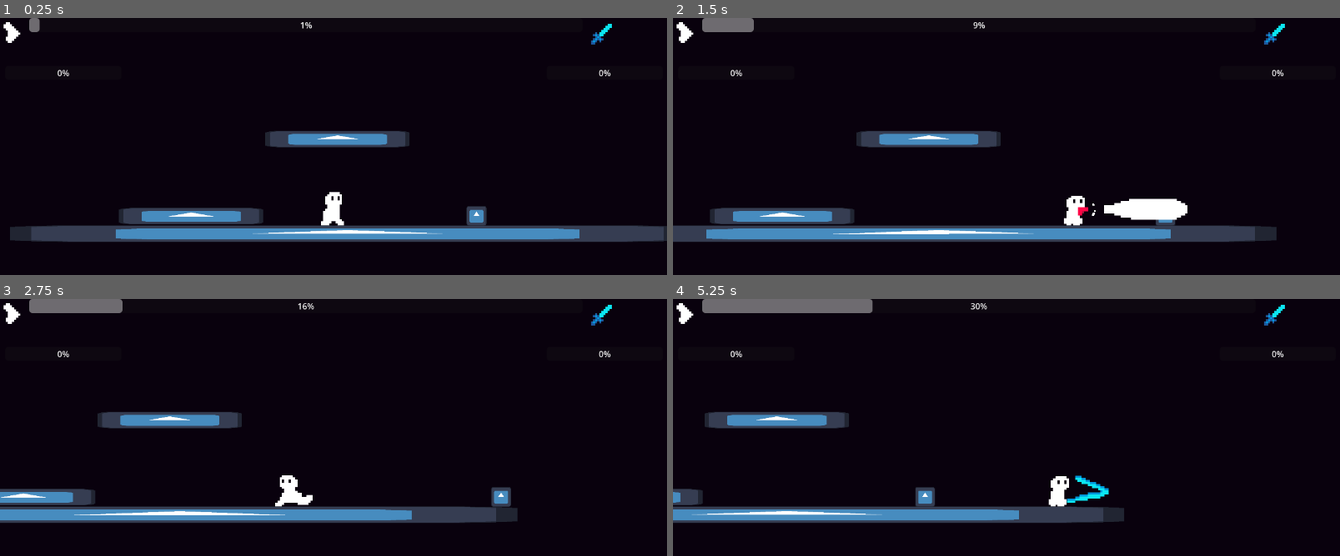
Above: before the commit, frames 1-4 (two rows, left to right).
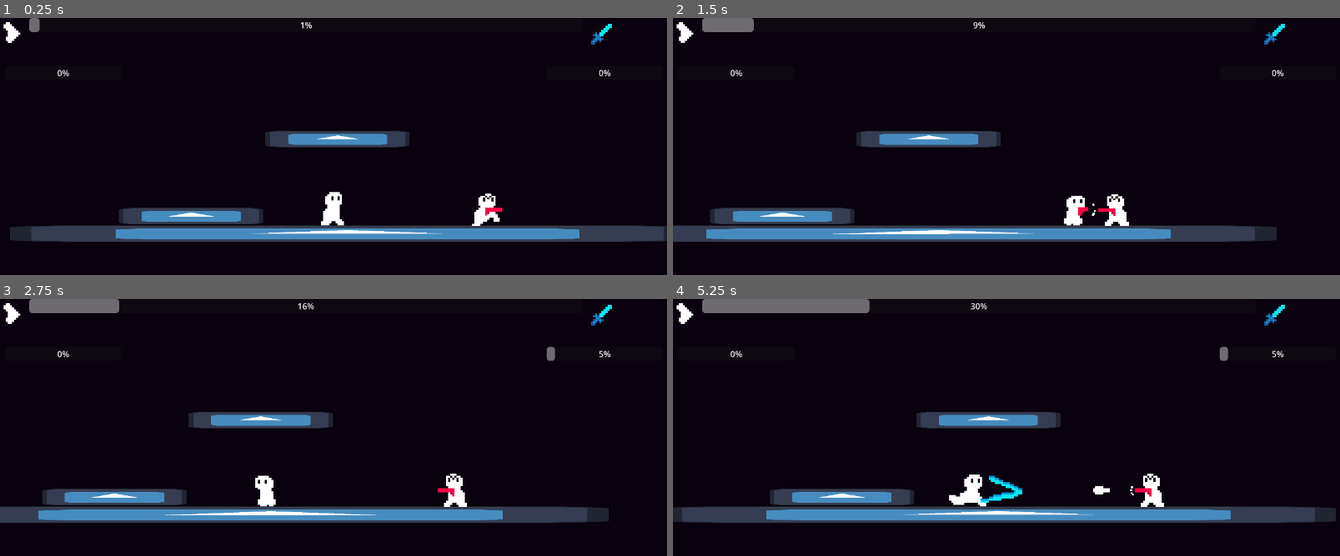
Above: after the commit, the same moments.

Repository: Luke-Parker1/Game-Off-2025
Game: Godot game, scene res://Scenes/test_scene.tscn
Two runs of this game, one before a commit and one after it. Both use one fixed random seed, a clock stepped at 60 frames per second and the inputs below. The engine's default icon, where the game draws it, is replaced by a stand-in: a white triangle on a blue panel in a dark square.
Inputs:
- Up to frame 1 (0.25 s): no input
- Up to frame 2 (1.5 s): hold D (right) from 0.53 s (still down); tap K (sword) at 0.6 s; tap Space (jump) at 0.77 s; tap U (big shoot) at 1.35 s
- Up to frame 3 (2.75 s): tap Space (jump) at 1.52 s; tap K (sword) at 1.55, 2.3 s; release D (right) at 2.03 s; hold A (left) from 2.03 s (still down); tap I (big sword) at 2.1 s
- Up to frame 4 (5.25 s): release A (left) at 2.78 s; hold D (right) 2.78-4.28 s; tap Shift (dash) at 2.85 s; tap Space (jump) at 3.02, 3.77, 4.52 s; tap K (sword) at 3.05, 3.8, 4.55, 5.1 s; tap J (shoot) at 3.6 s; hold A (left) 4.28-5.03 s; tap H (shoot explosive) at 4.35 s; hold D (right) from 5.03 s (still down)

The runs differ from the first frame. In frame 1, 0.4% of the frame differs, in the area x 69-76%, y 68-81%; in frame 2, 1.0%; in frame 3, 7.3%; in frame 4, 10%, in the area x 0-100%, y 0-88%.

Commit message:
Implemented enemy art and slightly changed gun_enemy ai

Diff:
--- a/Scenes/gun_enemy.tscn
+++ b/Scenes/gun_enemy.tscn
@@ -1,16 +1,54 @@
-[gd_scene load_steps=9 format=3 uid="uid://ct5v1n0oygfrs"]
+[gd_scene load_steps=14 format=3 uid="uid://ct5v1n0oygfrs"]
 
 [ext_resource type="Script" uid="uid://ctfxyue2f7mjk" path="res://Scripts/gun_enemy.gd" id="1_gwdp7"]
-[ext_resource type="Texture2D" uid="uid://b2paakn4rmqkv" path="res://Art/icon.svg" id="2_uelik"]
+[ext_resource type="Texture2D" uid="uid://dlya5ytioatgn" path="res://Art/gun_enemy_sheet.png" id="2_eokkq"]
 [ext_resource type="Script" uid="uid://v4nlkn46p8aj" path="res://Scripts/state_machine.gd" id="3_eokkq"]
 [ext_resource type="Script" uid="uid://deexs4m6fy0b1" path="res://Scripts/gun_enemy_default.gd" id="4_mkxg3"]
 [ext_resource type="Script" uid="uid://ccybx4amowe1u" path="res://Scripts/gun_enemy_shoot.gd" id="5_13mcc"]
 
+[sub_resource type="AtlasTexture" id="AtlasTexture_mkxg3"]
+atlas = ExtResource("2_eokkq")
+region = Rect2(0, 0, 24, 16)
+
+[sub_resource type="AtlasTexture" id="AtlasTexture_gwdp7"]
+atlas = ExtResource("2_eokkq")
+region = Rect2(24, 0, 24, 16)
+
+[sub_resource type="AtlasTexture" id="AtlasTexture_uelik"]
+atlas = ExtResource("2_eokkq")
+region = Rect2(48, 0, 24, 16)
+
+[sub_resource type="SpriteFrames" id="SpriteFrames_13mcc"]
+animations = [{
+"frames": [{
+"duration": 1.0,
+"texture": SubResource("AtlasTexture_mkxg3")
+}],
+"loop": true,
+"name": &"default",
+"speed": 5.0
+}, {
+"frames": [{
+"duration": 1.0,
+"texture": SubResource("AtlasTexture_gwdp7")
+}, {
+"duration": 1.0,
+"texture": SubResource("AtlasTexture_uelik")
+}],
+"loop": true,
+"name": &"walk",
+"speed": 3.0
+}]
+
 [sub_resource type="RectangleShape2D" id="RectangleShape2D_wfsuc"]
-size = Vector2(32, 32)
+size = Vector2(35, 64)
 
 [sub_resource type="RectangleShape2D" id="RectangleShape2D_nvn6k"]
 size = Vector2(32, 7)
+
+[sub_resource type="Curve" id="Curve_gwdp7"]
+_data = [Vector2(0.0116279125, 1), 0.0, 0.0, 0, 0, Vector2(0.77906984, 0.77528095), 0.0, 0.0, 0, 0, Vector2(1, 0), 0.0, 0.0, 0, 0]
+point_count = 3
 
 [sub_resource type="Curve" id="Curve_ukchy"]
 _data = [Vector2(0, 1), 0.0, 0.0, 0, 0, Vector2(0.87209314, 0.9101124), 0.0, 0.0, 0, 0, Vector2(1, 0), 0.0, 0.0, 0, 0]
@@ -23,9 +61,11 @@
 health = 10.0
 knockback_speed = Vector2(250, 25)
 
-[node name="Sprite2D" type="Sprite2D" parent="."]
-scale = Vector2(0.25, 0.25)
-texture = ExtResource("2_uelik")
+[node name="AnimatedSprite2D" type="AnimatedSprite2D" parent="."]
+position = Vector2(0, 32)
+scale = Vector2(4, 4)
+sprite_frames = SubResource("SpriteFrames_13mcc")
+offset = Vector2(0, -8)
 
 [node name="CollisionShape2D" type="CollisionShape2D" parent="."]
 shape = SubResource("RectangleShape2D_wfsuc")
@@ -41,6 +81,7 @@
 collision_mask = 2
 
 [node name="CollisionShape2D" type="CollisionShape2D" parent="FloorDetector"]
+position = Vector2(0, 14)
 shape = SubResource("RectangleShape2D_nvn6k")
 
 [node name="KnockbackTimer" type="Timer" parent="."]
@@ -61,13 +102,13 @@
 [node name="Default" type="Node" parent="StateMachine" node_paths=PackedStringArray("Enemy")]
 script = ExtResource("4_mkxg3")
 Enemy = NodePath("../..")
-speed = 150.0
+speed = 50.0
 metadata/_custom_type_script = "uid://deexs4m6fy0b1"
 
 [node name="Shoot" type="Node" parent="StateMachine" node_paths=PackedStringArray("Enemy")]
 script = ExtResource("5_13mcc")
 Enemy = NodePath("../..")
-windup_timer = 0.15
+windup_timer = 0.25
 cooldown_timer = 0.15
 metadata/_custom_type_script = "uid://ccybx4amowe1u"
 
@@ -77,9 +118,19 @@
 position = Vector2(27, 0)
 gizmo_extents = 20.0
 
-[node name="Sprite2D" type="Sprite2D" parent="GunRotator/ShootPosition"]
-scale = Vector2(0.1, 0.1)
-texture = ExtResource("2_uelik")
+[node name="ShootParticles" type="CPUParticles2D" parent="GunRotator"]
+position = Vector2(27, 0)
+emitting = false
+lifetime = 0.3
+one_shot = true
+explosiveness = 1.0
+local_coords = true
+gravity = Vector2(0, 0)
+initial_velocity_min = 100.0
+initial_velocity_max = 100.0
+scale_amount_min = 2.0
+scale_amount_max = 5.0
+scale_amount_curve = SubResource("Curve_gwdp7")
 
 [node name="HitParticles" type="CPUParticles2D" parent="."]
 emitting = false
--- a/Scenes/sword_enemy.tscn
+++ b/Scenes/sword_enemy.tscn
@@ -1,17 +1,118 @@
-[gd_scene load_steps=11 format=3 uid="uid://b1tpi2ms12dmx"]
+[gd_scene load_steps=25 format=3 uid="uid://b1tpi2ms12dmx"]
 
 [ext_resource type="Script" uid="uid://cfuo1o74q1j4b" path="res://Scripts/sword_enemy.gd" id="1_6dv18"]
-[ext_resource type="Texture2D" uid="uid://b2paakn4rmqkv" path="res://Art/icon.svg" id="1_fn28w"]
 [ext_resource type="Script" uid="uid://v4nlkn46p8aj" path="res://Scripts/state_machine.gd" id="3_e1cvk"]
+[ext_resource type="Texture2D" uid="uid://brs3aiekjgv8y" path="res://Art/sword_enemy_sheet.png" id="3_t5bvn"]
 [ext_resource type="Script" uid="uid://b1tndal8vtuip" path="res://Scripts/sword_enemy_default.gd" id="4_7cuhq"]
 [ext_resource type="Script" uid="uid://orxk4u6ibkso" path="res://Scripts/sword_enemy_chase.gd" id="5_8fe5i"]
 [ext_resource type="Script" uid="uid://bn87wwqajopv4" path="res://Scripts/sword_enemy_attack.gd" id="6_mpgwj"]
+[ext_resource type="Shader" uid="uid://byj2pf1y7nemn" path="res://Scripts/color_change.gdshader" id="7_48en1"]
+[ext_resource type="Texture2D" uid="uid://dqhctu8or5e2t" path="res://Art/sword_sheet.png" id="8_mvh35"]
+
+[sub_resource type="AtlasTexture" id="AtlasTexture_48en1"]
+atlas = ExtResource("3_t5bvn")
+region = Rect2(0, 0, 24, 16)
+
+[sub_resource type="AtlasTexture" id="AtlasTexture_mvh35"]
+atlas = ExtResource("3_t5bvn")
+region = Rect2(24, 0, 24, 16)
+
+[sub_resource type="AtlasTexture" id="AtlasTexture_ndjdt"]
+atlas = ExtResource("3_t5bvn")
+region = Rect2(96, 0, 24, 16)
+
+[sub_resource type="AtlasTexture" id="AtlasTexture_7ojlg"]
+atlas = ExtResource("3_t5bvn")
+region = Rect2(120, 0, 24, 16)
+
+[sub_resource type="AtlasTexture" id="AtlasTexture_16hlj"]
+atlas = ExtResource("3_t5bvn")
+region = Rect2(48, 0, 24, 16)
+
+[sub_resource type="AtlasTexture" id="AtlasTexture_64hlg"]
+atlas = ExtResource("3_t5bvn")
+region = Rect2(72, 0, 24, 16)
+
+[sub_resource type="SpriteFrames" id="SpriteFrames_bgeii"]
+animations = [{
+"frames": [{
+"duration": 1.0,
+"texture": SubResource("AtlasTexture_48en1")
+}],
+"loop": true,
+"name": &"attack",
+"speed": 5.0
+}, {
+"frames": [{
+"duration": 1.0,
+"texture": SubResource("AtlasTexture_mvh35")
+}],
+"loop": true,
+"name": &"default",
+"speed": 5.0
+}, {
+"frames": [{
+"duration": 1.0,
+"texture": SubResource("AtlasTexture_ndjdt")
+}, {
+"duration": 1.0,
+"texture": SubResource("AtlasTexture_7ojlg")
+}],
+"loop": true,
+"name": &"run",
+"speed": 5.0
+}, {
+"frames": [{
+"duration": 1.0,
+"texture": SubResource("AtlasTexture_16hlj")
+}, {
+"duration": 1.0,
+"texture": SubResource("AtlasTexture_64hlg")
+}],
+"loop": true,
+"name": &"walk",
+"speed": 3.0
+}]
 
 [sub_resource type="RectangleShape2D" id="RectangleShape2D_fn28w"]
-size = Vector2(25.6, 64)
+size = Vector2(34.9, 64)
 
 [sub_resource type="RectangleShape2D" id="RectangleShape2D_6dv18"]
-size = Vector2(31, 58)
+size = Vector2(42.5, 58)
+
+[sub_resource type="ShaderMaterial" id="ShaderMaterial_ndjdt"]
+shader = ExtResource("7_48en1")
+shader_parameter/active = false
+shader_parameter/tint = Color(1, 1, 1, 1)
+
+[sub_resource type="AtlasTexture" id="AtlasTexture_7lmhl"]
+atlas = ExtResource("8_mvh35")
+region = Rect2(0, 0, 20, 16)
+
+[sub_resource type="AtlasTexture" id="AtlasTexture_dx0e4"]
+atlas = ExtResource("8_mvh35")
+region = Rect2(20, 0, 20, 16)
+
+[sub_resource type="AtlasTexture" id="AtlasTexture_jm5j8"]
+atlas = ExtResource("8_mvh35")
+region = Rect2(40, 0, 20, 16)
+
+[sub_resource type="SpriteFrames" id="SpriteFrames_7ojlg"]
+animations = [{
+"frames": [{
+"duration": 1.0,
+"texture": SubResource("AtlasTexture_7lmhl")
+}, {
+"duration": 1.0,
+"texture": SubResource("AtlasTexture_dx0e4")
+}, {
+"duration": 1.0,
+"texture": SubResource("AtlasTexture_jm5j8")
+}],
+"loop": false,
+"name": &"attack",
+"speed": 15.0
+}]
 
 [sub_resource type="RectangleShape2D" id="RectangleShape2D_e1cvk"]
 size = Vector2(32, 7)
@@ -27,9 +128,11 @@
 health = 10.0
 knockback_speed = Vector2(250, 25)
 
-[node name="Sprite2D" type="Sprite2D" parent="."]
-scale = Vector2(0.2, 0.5)
-texture = ExtResource("1_fn28w")
+[node name="AnimatedSprite2D" type="AnimatedSprite2D" parent="."]
+position = Vector2(0, 32)
+scale = Vector2(4, 4)
+sprite_frames = SubResource("SpriteFrames_bgeii")
+offset = Vector2(0, -8)
 
 [node name="CollisionShape2D" type="CollisionShape2D" parent="."]
 shape = SubResource("RectangleShape2D_fn28w")
@@ -40,11 +143,20 @@
 shape = SubResource("RectangleShape2D_fn28w")
 
 [node name="Sword" type="Area2D" parent="."]
-position = Vector2(32, 0)
+position = Vector2(40, 0)
 
 [node name="CollisionShape2D" type="CollisionShape2D" parent="Sword"]
 shape = SubResource("RectangleShape2D_6dv18")
 disabled = true
+
+[node name="AnimatedSprite2D" type="AnimatedSprite2D" parent="Sword"]
+visible = false
+z_index = 200
+material = SubResource("ShaderMaterial_ndjdt")
+position = Vector2(5, 0)
+scale = Vector2(4, 4)
+sprite_frames = SubResource("SpriteFrames_7ojlg")
+animation = &"attack"
 
 [node name="FloorDetector" type="Area2D" parent="."]
 position = Vector2(31, 34)
@@ -68,7 +180,7 @@
 script = ExtResource("5_8fe5i")
 speed = 150.0
 Enemy = NodePath("../..")
-min_distance = 53.0
+min_distance = 55.0
 forget_timer = 2.0
 skid_timer = 0.5
 metadata/_custom_type_script = "uid://orxk4u6ibkso"
@@ -76,8 +188,8 @@
 [node name="Attack" type="Node" parent="StateMachine" node_paths=PackedStringArray("Enemy")]
 script = ExtResource("6_mpgwj")
 Enemy = NodePath("../..")
-windup_timer = 0.1
-attack_timer = 0.2
+windup_timer = 0.2
+attack_timer = 0.15
 cooldown_timer = 0.2
 metadata/_custom_type_script = "uid://bn87wwqajopv4"
 
--- a/Scenes/test_scene.tscn
+++ b/Scenes/test_scene.tscn
@@ -3,7 +3,7 @@
 [ext_resource type="Texture2D" uid="uid://b2paakn4rmqkv" path="res://Art/icon.svg" id="1_hb2xm"]
 [ext_resource type="PackedScene" uid="uid://b2lk5meo42827" path="res://Scenes/player.tscn" id="2_ak5v8"]
 [ext_resource type="PackedScene" uid="uid://j5mwc8ewxk6l" path="res://Scenes/progress_bar.tscn" id="3_x033f"]
-[ext_resource type="PackedScene" uid="uid://fy2v3116q2dv" path="res://Scenes/walker_enemy.tscn" id="4_hb2xm"]
+[ext_resource type="PackedScene" uid="uid://ct5v1n0oygfrs" path="res://Scenes/gun_enemy.tscn" id="4_hb2xm"]
 
 [sub_resource type="RectangleShape2D" id="RectangleShape2D_uhqqe"]
 size = Vector2(1302, 30)
@@ -60,5 +60,5 @@
 
 [node name="ProgressBarLayer" parent="." instance=ExtResource("3_x033f")]
 
-[node name="WalkerEnemy" parent="." instance=ExtResource("4_hb2xm")]
-position = Vector2(763, 401)
+[node name="GunEnemy" parent="." instance=ExtResource("4_hb2xm")]
+position = Vector2(805, 388)
--- a/Scenes/walker_enemy.tscn
+++ b/Scenes/walker_enemy.tscn
@@ -1,7 +1,7 @@
 [gd_scene load_steps=7 format=3 uid="uid://fy2v3116q2dv"]
 
 [ext_resource type="Script" uid="uid://byyo0jgvc8wcs" path="res://Scripts/walker_enemy.gd" id="1_7d8e2"]
-[ext_resource type="Texture2D" uid="uid://b2paakn4rmqkv" path="res://Art/icon.svg" id="2_cemhg"]
+[ext_resource type="Texture2D" uid="uid://cuovt68o1r47c" path="res://Art/walker.png" id="2_7d8e2"]
 
 [sub_resource type="RectangleShape2D" id="RectangleShape2D_7k104"]
 size = Vector2(38.4, 38.4)
@@ -25,8 +25,10 @@
 knockback_speed = Vector2(250, 25)
 
 [node name="Sprite2D" type="Sprite2D" parent="."]
-scale = Vector2(0.3, 0.3)
-texture = ExtResource("2_cemhg")
+position = Vector2(0, 19)
+scale = Vector2(4, 4)
+texture = ExtResource("2_7d8e2")
+offset = Vector2(0, -4.5)
 
 [node name="CollisionShape2D" type="CollisionShape2D" parent="."]
 shape = SubResource("RectangleShape2D_7k104")
--- a/Scripts/gun_enemy.gd
+++ b/Scripts/gun_enemy.gd
@@ -15,6 +15,11 @@
 
 var multiplier_bar : ProgressBar
 
+@onready var default_sprite_scale = $AnimatedSprite2D.scale
+
+# Keeps track of if the sprite is bouncing dowm or if it is returning to its default scale during walk cycle
+var sprite_bouncing_down := true
+
 func _ready():
 	multiplier_bar = get_tree().get_nodes_in_group("MultiplierBar")[0]
 
@@ -31,7 +36,27 @@
 	velocity += knockback
 	move_and_slide()
 
+	if direction > 0:
+		$AnimatedSprite2D.flip_h = false
+	else:
+		$AnimatedSprite2D.flip_h = true
 	$GunRotator.rotation = Vector2.ZERO.angle_to_point(Vector2(direction, 0))
+
+	if is_on_floor() and velocity.x != 0:
+		if sprite_bouncing_down:
+			$AnimatedSprite2D.scale = $AnimatedSprite2D.scale.move_toward(default_sprite_scale  * Vector2(1.05, 0.95), delta)
+		else:
+			$AnimatedSprite2D.scale = $AnimatedSprite2D.scale.move_toward(default_sprite_scale, delta)
+		if $AnimatedSprite2D.scale.is_equal_approx(default_sprite_scale):
+			sprite_bouncing_down = true
+		elif $AnimatedSprite2D.scale >= default_sprite_scale * Vector2(1.05, 0.95):
+			sprite_bouncing_down = false
+	else:
+		$AnimatedSprite2D.scale = $AnimatedSprite2D.scale.move_toward(default_sprite_scale, delta)
+
+
+	if (direction > 0 and $FloorDetector.position.x < 0) or (direction < 0 and $FloorDetector.position.x > 0):
+		$FloorDetector.position.x *= -1
 
 func hit(damage : float, knockback_direction : Vector2):
 	health -= damage
--- a/Scripts/gun_enemy_default.gd
+++ b/Scripts/gun_enemy_default.gd
@@ -3,6 +3,9 @@
 
 @export var Enemy : CharacterBody2D
 @export var speed : float
+
+func Enter():
+	Enemy.get_node("AnimatedSprite2D").play("walk")
 
 func State_Physics_Update(_delta: float):
 	if (Enemy.is_on_wall() or Enemy.get_node("FloorDetector").get_overlapping_bodies().size() == 0) and Enemy.is_on_floor():
@@ -11,6 +14,9 @@
 
 	Enemy.speed = speed
 
+	if !Enemy.knockback.is_equal_approx(Vector2.ZERO) and sign(Enemy.knockback.x) == sign(Enemy.direction):
+		Enemy.direction *= -1
+
 	if Enemy.get_node("RayCast2D").is_colliding():
 		if Enemy.get_node("RayCast2D").get_collider().is_in_group("Player") and Enemy.get_node("GunCooldown").is_stopped():
 			Transitioned.emit(self, "shoot")
--- a/Scripts/gun_enemy_shoot.gd
+++ b/Scripts/gun_enemy_shoot.gd
@@ -20,11 +20,12 @@
 	windup_time = windup_timer
 	cooldown_time = cooldown_timer
 	shot = false
+	Enemy.get_node("AnimatedSprite2D").play("default")
 
 func State_Physics_Update(delta: float):
 	if windup_time > 0:
 		windup_time -= delta
-	elif windup_time <= 0 and  !shot:
+	elif windup_time <= 0 and !shot:
 		var bullet = BULLET.instantiate()
 		bullet.global_position = Enemy.get_node("GunRotator/ShootPosition").global_position
 		bullet.global_rotation = Enemy.get_node("GunRotator/ShootPosition").global_rotation
@@ -32,6 +33,7 @@
 		bullet.shooter_is_player = false
 		bullet.damage = Enemy.bullet_damage * Enemy.multiplier_bar.left_type_mult
 		Enemy.add_sibling(bullet)
+		Enemy.get_node("GunRotator/ShootParticles").emitting = true
 		shot = true
 	elif cooldown_time > 0:
 		cooldown_time -= delta
--- a/Scripts/player.gd
+++ b/Scripts/player.gd
@@ -116,7 +116,7 @@
 				$AnimatedSprite2D.scale = $AnimatedSprite2D.scale.move_toward(default_sprite_scale, 4*delta)
 			if $AnimatedSprite2D.scale.is_equal_approx(default_sprite_scale):
 				sprite_bouncing_down = true
-			elif $AnimatedSprite2D.scale.is_equal_approx(default_sprite_scale * Vector2(1.15, 0.85)):
+			elif $AnimatedSprite2D.scale >= default_sprite_scale * Vector2(1.15, 0.85):
 				sprite_bouncing_down = false
 		else:
 			$AnimatedSprite2D.scale = $AnimatedSprite2D.scale.move_toward(default_sprite_scale, 4*delta)
--- a/Scripts/sword_enemy.gd
+++ b/Scripts/sword_enemy.gd
@@ -12,11 +12,24 @@
 # Whether the raycast should be its default length and size
 var raycast_is_default := true
 
+@onready var default_sprite_scale = $AnimatedSprite2D.scale
+
+# Keeps track of if the sprite is bouncing dowm or if it is returning to its default scale during walk cycle
+var sprite_bouncing_down := true
+
+var sprite_bounce_scale := Vector2(1.05, 0.95)
+var sprite_bounce_speed := 1.0
+
+var multiplier_bar : ProgressBar
+
+func _ready():
+	multiplier_bar = get_tree().get_nodes_in_group("MultiplierBar")[0]
+
 func _physics_process(delta):
 	if not is_on_floor():
 		velocity += get_gravity() * delta
 
-	# Flip sword hitbox, floor detector, and raycast
+	# Flip sword hitbox, floor detector, raycast and sprite
 	if (direction > 0 and $Sword.position.x < 0) or (direction < 0 and $Sword.position.x > 0):
 		$Sword.position.x *= -1
 	if (direction > 0 and $FloorDetector.position.x < 0) or (direction < 0 and $FloorDetector.position.x > 0):
@@ -24,10 +37,41 @@
 	if ((direction > 0 and $RayCast2D.target_position.x < 0) or (direction < 0 and $RayCast2D.target_position.x  > 0)) and raycast_is_default:
 		#print("flip raycast")
 		$RayCast2D.target_position.x  *= -1
+	if direction > 0:
+		$AnimatedSprite2D.flip_h = false
+		$Sword/AnimatedSprite2D.flip_h = false
+	else:
+		$AnimatedSprite2D.flip_h = true
+		$Sword/AnimatedSprite2D.flip_h = true
+
+	if $AnimatedSprite2D.animation == "walk":
+		sprite_bounce_scale = Vector2(1.05, 0.95)
+		sprite_bounce_speed = 1
+	elif $AnimatedSprite2D.animation == "run":
+		sprite_bounce_scale = Vector2(1.15, 0.85)
+		sprite_bounce_speed = 4
+
+	if is_on_floor() and velocity.x != 0:
+		if sprite_bouncing_down:
+			$AnimatedSprite2D.scale = $AnimatedSprite2D.scale.move_toward(default_sprite_scale  * sprite_bounce_scale, sprite_bounce_speed * delta)
+		else:
+			$AnimatedSprite2D.scale = $AnimatedSprite2D.scale.move_toward(default_sprite_scale, sprite_bounce_speed * delta)
+		if $AnimatedSprite2D.scale.is_equal_approx(default_sprite_scale):
+			sprite_bouncing_down = true
+		elif $AnimatedSprite2D.scale >= default_sprite_scale * sprite_bounce_scale:
+			sprite_bouncing_down = false
+	else:
+			$AnimatedSprite2D.scale = $AnimatedSprite2D.scale.move_toward(default_sprite_scale, sprite_bounce_speed*delta)
 
 	velocity.x = direction * speed
 	velocity += knockback
 	move_and_slide()
+
+	# Make sword be white when damage is zero
+	if multiplier_bar.right_type_mult == 0:
+		$Sword/AnimatedSprite2D.material.set_shader_parameter("active", true)
+	else:
+		$Sword/AnimatedSprite2D.material.set_shader_parameter("active", false)
 
 func hit(damage : float, knockback_direction : Vector2):
 	health -= damage
--- a/Scripts/sword_enemy_attack.gd
+++ b/Scripts/sword_enemy_attack.gd
@@ -20,14 +20,19 @@
 	attack_time = attack_timer
 	cooldown_time = cooldown_timer
 
+	Enemy.get_node("AnimatedSprite2D").play("attack")
+
 func State_Physics_Update(delta: float):
 	if windup_time > 0:
 		windup_time -= delta
 	elif attack_time > 0:
 		Enemy.get_node("Sword/CollisionShape2D").disabled = false
+		Enemy.get_node("Sword/AnimatedSprite2D").visible = true
+		Enemy.get_node("Sword/AnimatedSprite2D").play("attack")
 		attack_time -= delta
 	elif cooldown_time > 0:
 		cooldown_time -= delta
 		Enemy.get_node("Sword/CollisionShape2D").disabled = true
+		Enemy.get_node("Sword/AnimatedSprite2D").visible = false
 	else:
 		Transitioned.emit(self, "chase")
--- a/Scripts/sword_enemy_chase.gd
+++ b/Scripts/sword_enemy_chase.gd
@@ -46,6 +46,7 @@
 	forget_time = forget_timer
 	skid_time = skid_timer
 	Enemy.speed = speed
+	Enemy.get_node("AnimatedSprite2D").play("run")
 
 func State_Physics_Update(delta: float):
 	#if return_to_default:
--- a/Scripts/sword_enemy_default.gd
+++ b/Scripts/sword_enemy_default.gd
@@ -15,6 +15,7 @@
 
 	#Enemy.velocity.x = Enemy.direction * speed
 	Enemy.speed = speed
+	Enemy.get_node("AnimatedSprite2D").play("walk")
 	if Enemy.get_node("RayCast2D").is_colliding():
 		if Enemy.get_node("RayCast2D").get_collider().is_in_group("Player"):
 			Transitioned.emit(self, "chase")
--- a/Scripts/walker_enemy.gd
+++ b/Scripts/walker_enemy.gd
@@ -9,6 +9,10 @@
 
 var direction := 1.0
 
+@onready var default_sprite_scale = $Sprite2D.scale
+
+# Keeps track of if the sprite is bouncing dowm or if it is returning to its default scale during walk cycle
+var sprite_bouncing_down := true
 
 func _physics_process(delta):
 	if not is_on_floor():
@@ -20,6 +24,18 @@
 	velocity.x = direction * speed
 	velocity += knockback
 	move_and_slide()
+
+	if is_on_floor() and velocity.x != 0:
+		if sprite_bouncing_down:
+			$Sprite2D.scale = $Sprite2D.scale.move_toward(default_sprite_scale  * Vector2(1.15, 0.85), 4*delta)
+		else:
+			$Sprite2D.scale = $Sprite2D.scale.move_toward(default_sprite_scale, 4*delta)
+		if $Sprite2D.scale.is_equal_approx(default_sprite_scale):
+			sprite_bouncing_down = true
+		elif $Sprite2D.scale.is_equal_approx(default_sprite_scale * Vector2(1.15, 0.85)):
+			sprite_bouncing_down = false
+	else:
+			$AnimatedSprite2D.scale = $AnimatedSprite2D.scale.move_toward(default_sprite_scale, 4*delta)
 
 func hit(damage : float, knockback_direction : Vector2):
 	health -= damage
Binary file removed: Art/enemy_sheet.png
Binary file added: Art/gun_enemy_sheet.png
Not shown, changed: Art/gun_enemy_sheet.png.import
Binary file added: Art/spike.png
Not shown, changed: Art/spike.png.import
Binary file changed: Art/sword_enemy_sheet.png
